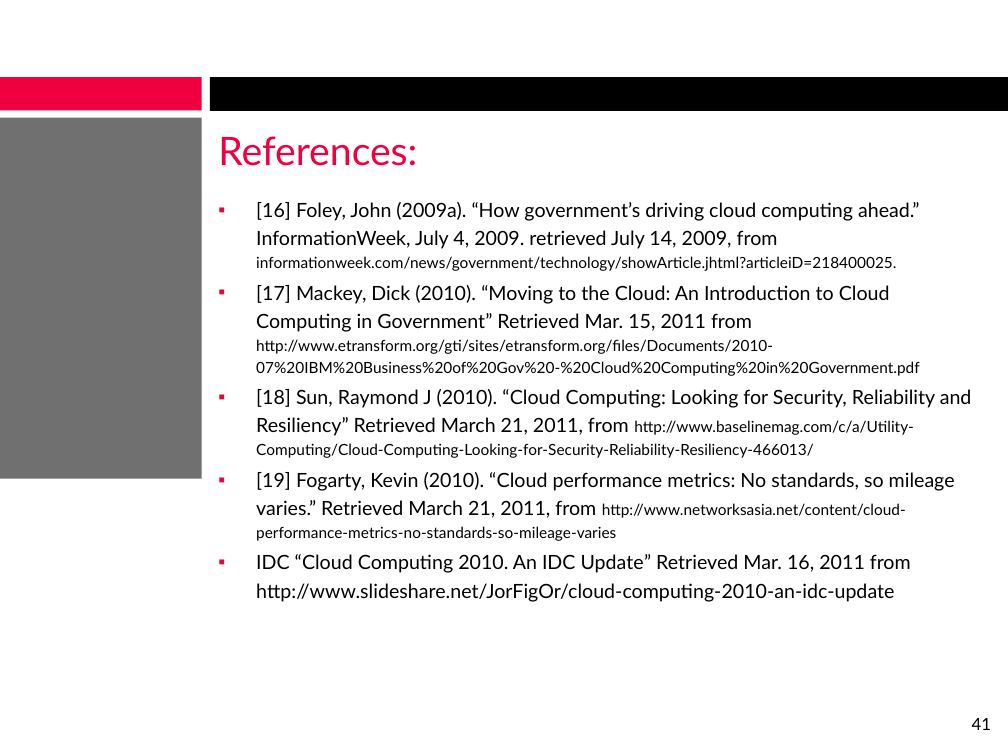
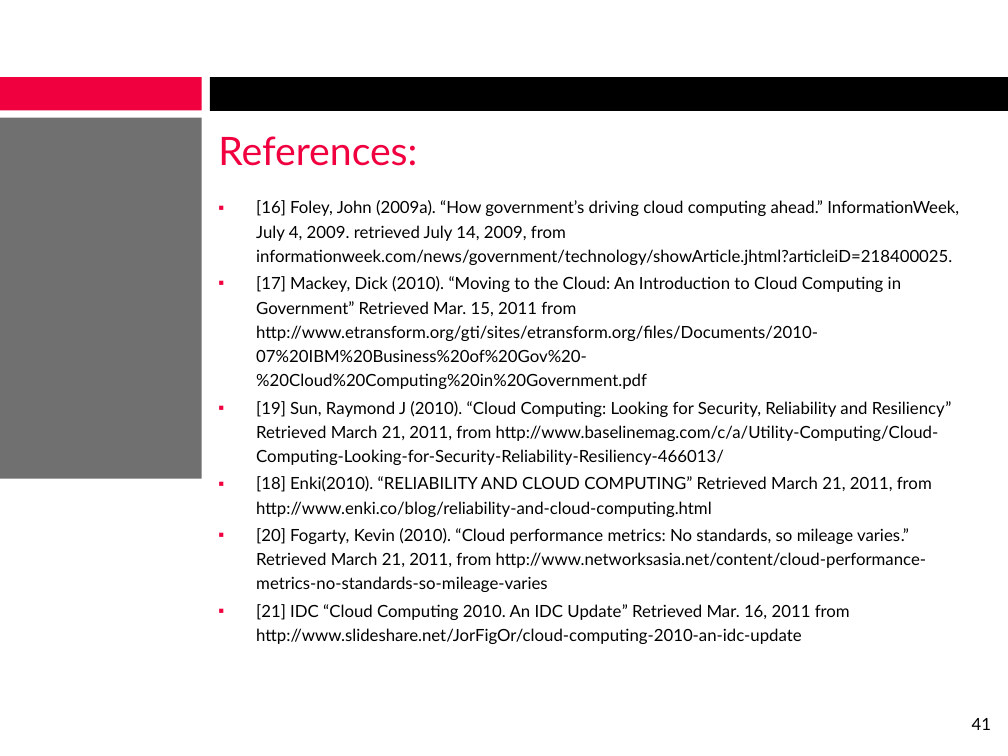
Before and after one commit to alexcraig/Sysc4806-Alarm-System, a slide deck: slide 41 of presentation_slides/PresentationSlides.pptx. Drawn at 1008x756 pixels with LibreOffice and Linux fonts; fonts in the diff are those of the drawing; background and template pictures are left out. Boxes give left, top, right and bottom in pixels: in the first picture for what was removed or moved away, otherwise in the second. Text is boxed around its words. In the diff, an @@ line names an element or a change of style, - is before the commit and + after.

Commit message:
fixed 2 missing references

```diff
--- a/presentation_slides/PresentationSlides.pptx
+++ b/presentation_slides/PresentationSlides.pptx
@@ text at box(256, 200, 959, 389): size 14 to 12 pt in "[16] Foley, John (2009a). “How government’s driving ...", "[17] Mackey, Dick (2010). “Moving to the ..."; size 11 to 12 pt in "informationweek.com/news/government/technology/showArticle.j ...", "http://www.etransform.org/gti/sites/etransform.org/files/Doc ..." @@
@@ text at box(256, 401, 952, 644): text changed; size 14 to 12 pt @@
-▪ [18] Sun, Raymond J (2010). “Cloud Computing: Looking for Security, Reliability and Resiliency” Retrieved March 21, 2011, from http://www.baselinemag.com/c/a/Utility-Computing/Cloud-Computing-Looking-for-Security-Reliability-Resiliency-466013/
-▪ [19] Fogarty, Kevin (2010). “Cloud performance metrics: No standards, so mileage varies.” Retrieved March 21, 2011, from http://www.networksasia.net/content/cloud-performance-metrics-no-standards-so-mileage-varies
-▪ IDC “Cloud Computing 2010. An IDC Update” Retrieved Mar. 16, 2011 from http://www.slideshare.net/JorFigOr/cloud-computing-2010-an-idc-update
+▪ [19] Sun, Raymond J (2010). “Cloud Computing: Looking for Security, Reliability and Resiliency” Retrieved March 21, 2011, from http://www.baselinemag.com/c/a/Utility-Computing/Cloud-Computing-Looking-for-Security-Reliability-Resiliency-466013/
+▪ [18] Enki(2010). “RELIABILITY AND CLOUD COMPUTING” Retrieved March 21, 2011, from http://www.enki.co/blog/reliability-and-cloud-computing.html
+▪ [20] Fogarty, Kevin (2010). “Cloud performance metrics: No standards, so mileage varies.” Retrieved March 21, 2011, from http://www.networksasia.net/content/cloud-performance-metrics-no-standards-so-mileage-varies
+▪ [21] IDC “Cloud Computing 2010. An IDC Update” Retrieved Mar. 16, 2011 from http://www.slideshare.net/JorFigOr/cloud-computing-2010-an-idc-update
```
Also in this commit, not shown: 5 other slides changed.
